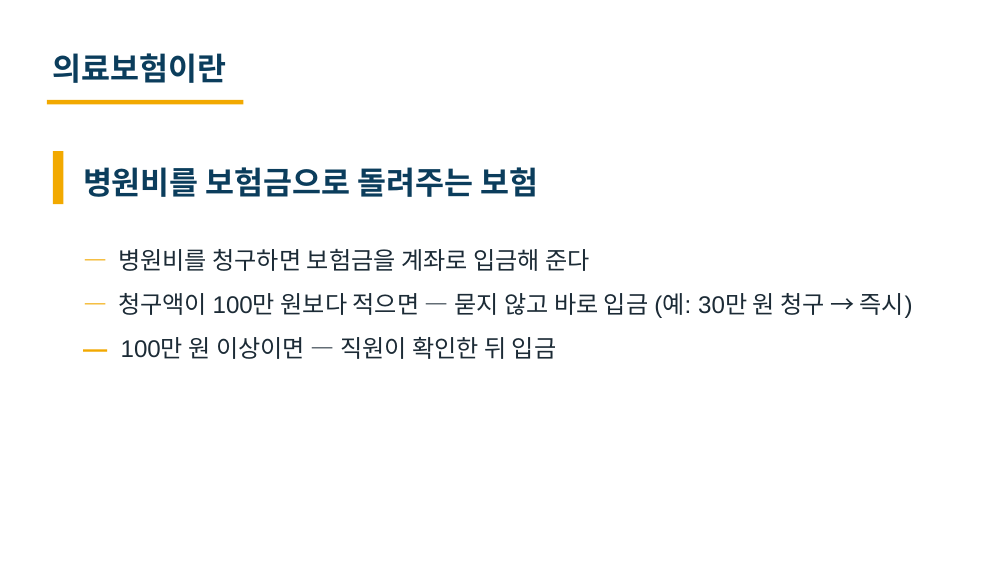
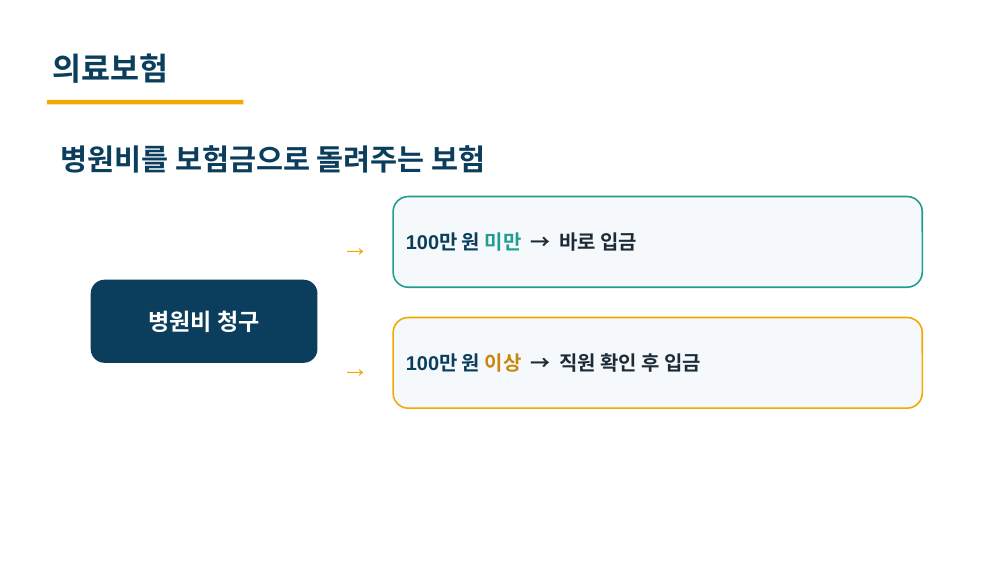
Before and after one commit to heyoonyoon/distributed-programming, a slide deck: slide 4 of docs/presentation/보험발표-편집가능.pptx. Drawn at 1008x567 pixels with LibreOffice and Linux fonts; fonts in the diff are those of the drawing. Boxes give left, top, right and bottom in pixels: in the first picture for what was removed or moved away, otherwise in the second. Text is boxed around its words. In the diff, an @@ line names an element or a change of style, - is before the commit and + after.

```diff
--- a/docs/presentation/보험발표-편집가능.pptx
+++ b/docs/presentation/보험발표-편집가능.pptx
@@ text at (x1=53, y1=53, x2=169, y2=83): text changed @@
-의료보험이란
+의료보험
@@ text "병원비를 보험금으로 돌려주는 보험" moved from (x1=83, y1=167, x2=539, y2=197) to (x1=60, y1=145, x2=485, y2=173) @@
@@ text "병원비를 보험금으로 돌려주는 보험" at (x1=60, y1=145, x2=485, y2=173): size 30 to 28 pt @@
@@ rectangle removed at (x1=53, y1=151, x2=64, y2=204) @@
@@ rounded rectangle added at (x1=393, y1=197, x2=923, y2=287), fill #F5F9FC, outline #1F9E8F 1.5 pt, 19 pt, text #0B3D5C, bold @@
+100만 원 미만 → 바로 입금
@@ text added at (x1=333, y1=223, x2=378, y2=268), 26 pt, text #F2A900, bold @@
+→
@@ text removed at (x1=118, y1=249, x2=913, y2=359) @@
-— 병원비를 청구하면 보험금을 계좌로 입금해 준다
-— 청구액이 100만 원보다 적으면 — 묻지 않고 바로 입금 (예: 30만 원 청구 → 즉시)
-— 100만 원 이상이면 — 직원이 확인한 뒤 입금
@@ rounded rectangle added at (x1=91, y1=280, x2=318, y2=363), fill #0B3D5C, 22 pt, text #FFFFFF, bold @@
+병원비 청구
@@ rounded rectangle added at (x1=393, y1=318, x2=923, y2=408), fill #F5F9FC, outline #F2A900 1.5 pt, 19 pt, text #1C2B36, bold @@
+100만 원 이상 → 직원 확인 후 입금
@@ text added at (x1=333, y1=344, x2=378, y2=389), 26 pt, text #F2A900, bold @@
+→
```
Also in this commit, not shown: 3 other slides changed, 3 other files.
